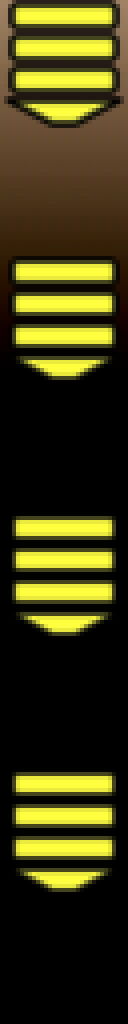
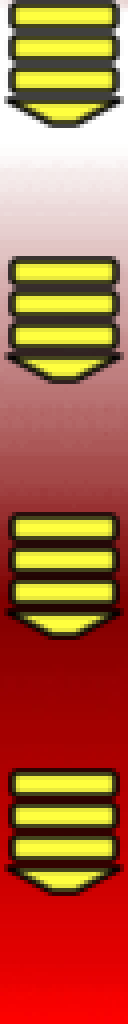
Layer changes from the first 128 x 1024 image to the second:
showed "lavabeam.jpg", painted on it over [0,0,128,1024]
hid "beam.jpg", painted on it over [0,0,128,1024]
